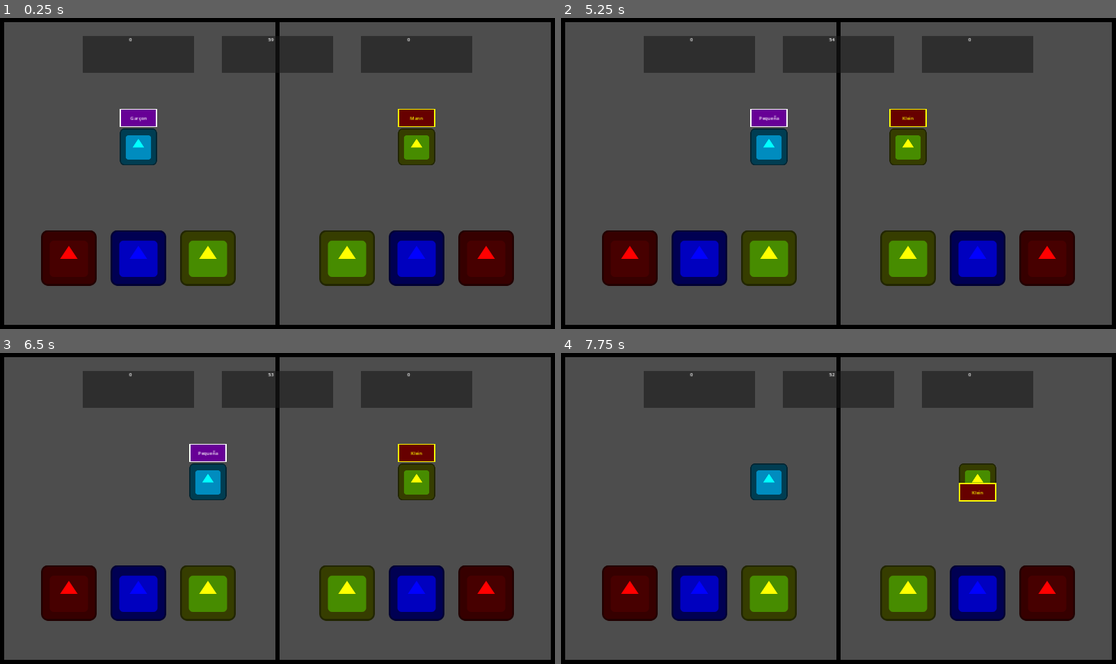
Above: before the commit, frames 1-4 (two rows, left to right).
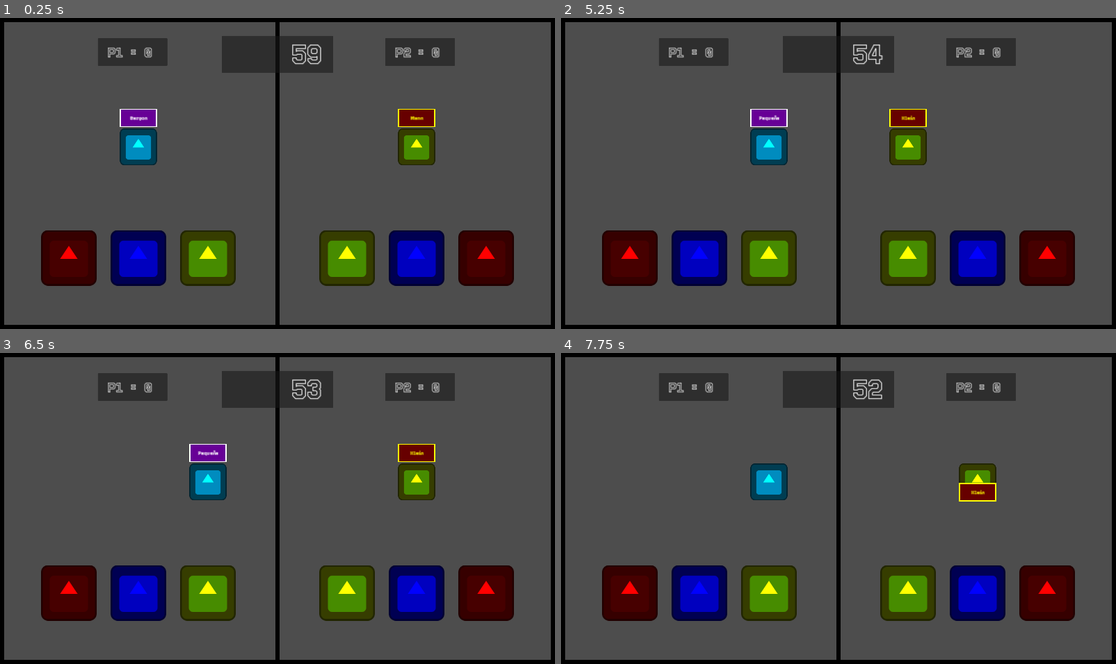
Above: after the commit, the same moments.

Repository: NymmkTheMink/Duo-Ling
Game: Godot game, scene res://game_modes/sort/sort.tscn
Two runs of this game, one before a commit and one after it. Both use one fixed random seed, a clock stepped at 60 frames per second and the inputs below. The project has no main scene, so this scene is started directly. The engine's default icon, where the game draws it, is replaced by a stand-in: a white triangle on a blue panel in a dark square.
Inputs:
- Up to frame 1 (0.25 s): no input
- Up to frame 2 (5.25 s): tap Enter at 0.5, 3.5 s; hold D (right_P1) 0.53-1.28 s; tap S (choose_P1) at 0.6, 3.6 s; hold A (left_P1) 1.28-2.03 s; tap Down (choose_P2) at 1.35, 4.35 s; hold D (right_P1) 2.03-3.53 s; tap Left (left_P2) at 2.1, 5.1 s; tap Space at 2.75, 5 s; tap Right (right_P2) at 2.85 s; hold A (left_P1) from 3.53 s (still down)
- Up to frame 3 (6.5 s): tap Enter at 5.75 s; release A (left_P1) at 5.78 s; hold D (right_P1) from 5.78 s (still down); tap Right (right_P2) at 5.85 s
- Up to frame 4 (7.75 s): keep holding D (right_P1); tap Space at 6.5 s; tap S (choose_P1) at 6.6 s; tap Down (choose_P2) at 7.35 s

The runs differ from the first frame. In frame 1, 3.0% of the frame differs, in the area x 14-86%, y 5-34%; in frame 2, 3.0%; in frame 3, 3.0%; in frame 4, 3.0%.

Commit message:
font and text

Diff:
--- a/game_modes/sort/sort.tscn
+++ b/game_modes/sort/sort.tscn
@@ -1,9 +1,10 @@
-[gd_scene load_steps=8 format=3 uid="uid://bqr1krasgtb2d"]
+[gd_scene load_steps=9 format=3 uid="uid://bqr1krasgtb2d"]
 
 [ext_resource type="PackedScene" uid="uid://cmd16ifg5kokd" path="res://game_modes/sort/duolingo.tscn" id="1_4fftf"]
 [ext_resource type="Script" path="res://game_modes/sort/sort.gd" id="1_byirx"]
 [ext_resource type="PackedScene" uid="uid://r10q0ni37i4j" path="res://game_modes/sort/ling_ling.tscn" id="2_6hvsk"]
 [ext_resource type="Texture2D" uid="uid://bqj1vwibsmhp4" path="res://icon.svg" id="3_u26ge"]
+[ext_resource type="FontFile" uid="uid://3hbjwqbveslb" path="res://assets/Tourney/Tourney-VariableFont_wdth,wght.ttf" id="5_2w6xe"]
 
 [sub_resource type="RectangleShape2D" id="RectangleShape2D_fn5i2"]
 size = Vector2(192, 192)
@@ -139,44 +140,116 @@
 color = Color(0, 0, 0, 1)
 
 [node name="PointsP1" type="Panel" parent="."]
-offset_left = 288.0
-offset_top = 64.0
-offset_right = 672.0
-offset_bottom = 192.0
+offset_left = 340.0
+offset_top = 72.0
+offset_right = 580.0
+offset_bottom = 168.0
+metadata/_edit_group_ = true
+
+[node name="Text" type="Label" parent="PointsP1"]
+layout_mode = 0
+offset_left = 32.0
+offset_top = 20.0
+offset_right = 85.0
+offset_bottom = 77.0
+theme_override_colors/font_color = Color(1, 1, 1, 1)
+theme_override_colors/font_shadow_color = Color(1, 1, 1, 1)
+theme_override_colors/font_outline_color = Color(1, 1, 1, 1)
+theme_override_fonts/font = ExtResource("5_2w6xe")
+theme_override_font_sizes/font_size = 48
+text = "P1"
+
+[node name="Equal" type="Label" parent="PointsP1"]
+layout_mode = 0
+offset_left = 112.0
+offset_top = 16.0
+offset_right = 132.0
+offset_bottom = 73.0
+theme_override_colors/font_color = Color(1, 1, 1, 1)
+theme_override_colors/font_shadow_color = Color(1, 1, 1, 1)
+theme_override_colors/font_outline_color = Color(1, 1, 1, 1)
+theme_override_fonts/font = ExtResource("5_2w6xe")
+theme_override_font_sizes/font_size = 48
+text = "="
 
 [node name="Label" type="Label" parent="PointsP1"]
 layout_mode = 0
 offset_left = 160.0
-offset_right = 224.0
-offset_bottom = 128.0
-text = "1"
+offset_top = 20.0
+offset_right = 210.0
+offset_bottom = 77.0
+theme_override_colors/font_color = Color(1, 1, 1, 1)
+theme_override_colors/font_shadow_color = Color(1, 1, 1, 1)
+theme_override_colors/font_outline_color = Color(1, 1, 1, 1)
+theme_override_fonts/font = ExtResource("5_2w6xe")
+theme_override_font_sizes/font_size = 48
+text = "10"
 
 [node name="PointsP2" type="Panel" parent="."]
-offset_left = 1248.0
-offset_top = 64.0
-offset_right = 1632.0
-offset_bottom = 192.0
+offset_left = 1332.0
+offset_top = 72.0
+offset_right = 1572.0
+offset_bottom = 168.0
+metadata/_edit_group_ = true
+
+[node name="Text" type="Label" parent="PointsP2"]
+layout_mode = 0
+offset_left = 32.0
+offset_top = 20.0
+offset_right = 85.0
+offset_bottom = 77.0
+theme_override_colors/font_color = Color(1, 1, 1, 1)
+theme_override_colors/font_shadow_color = Color(1, 1, 1, 1)
+theme_override_colors/font_outline_color = Color(1, 1, 1, 1)
+theme_override_fonts/font = ExtResource("5_2w6xe")
+theme_override_font_sizes/font_size = 48
+text = "P2"
+
+[node name="Equal" type="Label" parent="PointsP2"]
+layout_mode = 0
+offset_left = 112.0
+offset_top = 16.0
+offset_right = 132.0
+offset_bottom = 73.0
+theme_override_colors/font_color = Color(1, 1, 1, 1)
+theme_override_colors/font_shadow_color = Color(1, 1, 1, 1)
+theme_override_colors/font_outline_color = Color(1, 1, 1, 1)
+theme_override_fonts/font = ExtResource("5_2w6xe")
+theme_override_font_sizes/font_size = 48
+text = "="
 
 [node name="Label" type="Label" parent="PointsP2"]
 layout_mode = 0
 offset_left = 160.0
-offset_right = 224.0
-offset_bottom = 128.0
-text = "1"
+offset_top = 20.0
+offset_right = 210.0
+offset_bottom = 77.0
+theme_override_colors/font_color = Color(1, 1, 1, 1)
+theme_override_colors/font_shadow_color = Color(1, 1, 1, 1)
+theme_override_colors/font_outline_color = Color(1, 1, 1, 1)
+theme_override_fonts/font = ExtResource("5_2w6xe")
+theme_override_font_sizes/font_size = 48
+text = "10"
 
 [node name="TimerPanel" type="Panel" parent="."]
 offset_left = 768.0
 offset_top = 64.0
 offset_right = 1152.0
 offset_bottom = 192.0
-metadata/_edit_group_ = true
 
 [node name="Label" type="Label" parent="TimerPanel"]
 layout_mode = 0
-offset_left = 160.0
-offset_right = 224.0
-offset_bottom = 128.0
-text = "1"
+offset_left = 240.0
+offset_top = 8.0
+offset_right = 352.0
+offset_bottom = 118.0
+theme_override_colors/font_color = Color(1, 1, 1, 1)
+theme_override_colors/font_shadow_color = Color(1, 1, 1, 1)
+theme_override_colors/font_outline_color = Color(1, 1, 1, 1)
+theme_override_fonts/font = ExtResource("5_2w6xe")
+theme_override_font_sizes/font_size = 96
+text = "60
+"
 
 [node name="Timer" type="Timer" parent="."]
 wait_time = 60.0
--- a/game_modes/sort/words/french_word.tscn
+++ b/game_modes/sort/words/french_word.tscn
@@ -1,6 +1,7 @@
-[gd_scene load_steps=4 format=3 uid="uid://bjf45egc0c2uf"]
+[gd_scene load_steps=5 format=3 uid="uid://bjf45egc0c2uf"]
 
 [ext_resource type="Script" path="res://game_modes/sort/words/FrenchWord.gd" id="1_w1leq"]
+[ext_resource type="FontFile" uid="uid://3hbjwqbveslb" path="res://assets/Tourney/Tourney-VariableFont_wdth,wght.ttf" id="2_ihe86"]
 
 [sub_resource type="StyleBoxFlat" id="StyleBoxFlat_6max4"]
 bg_color = Color(0.403922, 0, 0.588235, 1)
@@ -25,6 +26,11 @@
 offset_top = -32.0
 offset_right = 64.0
 offset_bottom = 32.0
+theme_override_colors/font_color = Color(1, 1, 1, 1)
+theme_override_colors/font_shadow_color = Color(1, 1, 1, 1)
+theme_override_colors/font_outline_color = Color(1, 1, 1, 1)
+theme_override_fonts/font = ExtResource("2_ihe86")
+theme_override_font_sizes/font_size = 16
 theme_override_styles/normal = SubResource("StyleBoxFlat_6max4")
 text = "word"
 horizontal_alignment = 1
--- a/game_modes/sort/words/german_word.tscn
+++ b/game_modes/sort/words/german_word.tscn
@@ -1,6 +1,7 @@
-[gd_scene load_steps=4 format=3 uid="uid://bmk3iecn1ohkq"]
+[gd_scene load_steps=5 format=3 uid="uid://bmk3iecn1ohkq"]
 
 [ext_resource type="Script" path="res://game_modes/sort/words/german_word.gd" id="1_j5n2i"]
+[ext_resource type="FontFile" uid="uid://3hbjwqbveslb" path="res://assets/Tourney/Tourney-VariableFont_wdth,wght.ttf" id="2_56xvo"]
 
 [sub_resource type="StyleBoxFlat" id="StyleBoxFlat_6max4"]
 bg_color = Color(0.403922, 0, 0.588235, 1)
@@ -26,6 +27,11 @@
 offset_top = -32.0
 offset_right = 64.0
 offset_bottom = 32.0
+theme_override_colors/font_color = Color(1, 1, 1, 1)
+theme_override_colors/font_shadow_color = Color(1, 1, 1, 1)
+theme_override_colors/font_outline_color = Color(1, 1, 1, 1)
+theme_override_fonts/font = ExtResource("2_56xvo")
+theme_override_font_sizes/font_size = 16
 theme_override_styles/normal = SubResource("StyleBoxFlat_6max4")
 text = "word"
 horizontal_alignment = 1
--- a/game_modes/sort/words/spanish_word.tscn
+++ b/game_modes/sort/words/spanish_word.tscn
@@ -1,6 +1,7 @@
-[gd_scene load_steps=4 format=3 uid="uid://bigrdvyk3eucr"]
+[gd_scene load_steps=5 format=3 uid="uid://bigrdvyk3eucr"]
 
 [ext_resource type="Script" path="res://game_modes/sort/words/spanish_word.gd" id="1_55q1x"]
+[ext_resource type="FontFile" uid="uid://3hbjwqbveslb" path="res://assets/Tourney/Tourney-VariableFont_wdth,wght.ttf" id="2_x6pe8"]
 
 [sub_resource type="StyleBoxFlat" id="StyleBoxFlat_uujjg"]
 bg_color = Color(0.403922, 0, 0.588235, 1)
@@ -26,6 +27,11 @@
 offset_top = -32.0
 offset_right = 64.0
 offset_bottom = 32.0
+theme_override_colors/font_color = Color(1, 1, 1, 1)
+theme_override_colors/font_shadow_color = Color(1, 1, 1, 1)
+theme_override_colors/font_outline_color = Color(1, 1, 1, 1)
+theme_override_fonts/font = ExtResource("2_x6pe8")
+theme_override_font_sizes/font_size = 16
 theme_override_styles/normal = SubResource("StyleBoxFlat_uujjg")
 text = "word"
 horizontal_alignment = 1
Not shown, added: assets/Tourney/OFL.txt
Not shown, added: assets/Tourney/README.txt
Binary file added: assets/Tourney/Tourney-Italic-VariableFont_wdth,wght.ttf
Not shown, added: assets/Tourney/Tourney-Italic-VariableFont_wdth,wght.ttf.import
Binary file added: assets/Tourney/Tourney-VariableFont_wdth,wght.ttf
Not shown, added: assets/Tourney/Tourney-VariableFont_wdth,wght.ttf.import
Binary file added: assets/Tourney/static/Tourney-Black.ttf
Not shown, added: assets/Tourney/static/Tourney-Black.ttf.import
Binary file added: assets/Tourney/static/Tourney-BlackItalic.ttf
Not shown, added: assets/Tourney/static/Tourney-BlackItalic.ttf.import
Binary file added: assets/Tourney/static/Tourney-Bold.ttf
Not shown, added: assets/Tourney/static/Tourney-Bold.ttf.import
(and 177 more such lines)
